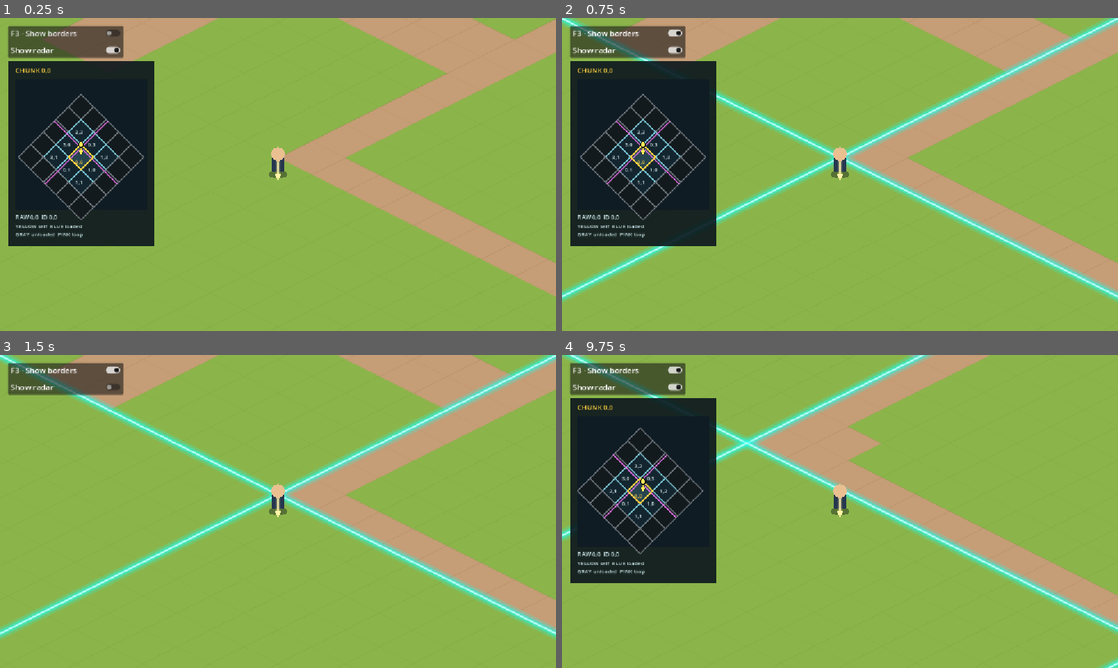
Above: before the commit, frames 1-4 (two rows, left to right).
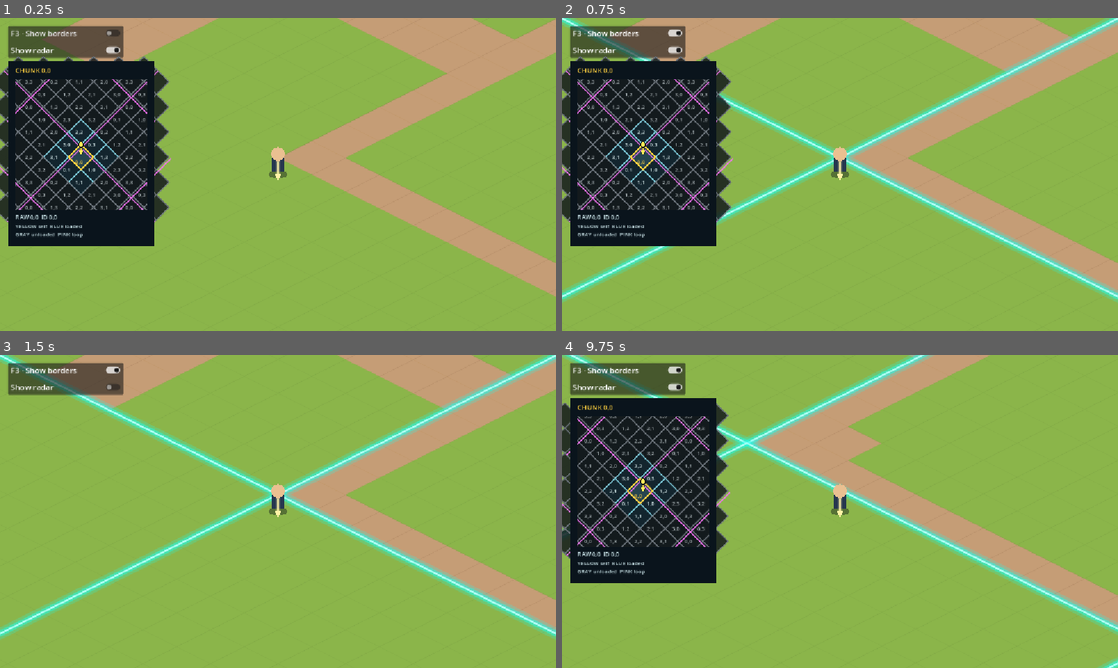
Above: after the commit, the same moments.

Repository: msew11/rpg
Game: Godot game, scene res://scenes/main.tscn
Same seed, same stepped clock (60 frames per second), same inputs: the game is played once before the commit and once after it.
Inputs (mouse positions are in pixels of both pictures, inside the frame that each line leads up to):
- Up to frame 1 (0.25 s): no input
- Up to frame 2 (0.75 s): click "F3 · Show borders" at 0.5 s
- Up to frame 3 (1.5 s): click "Show radar" at 1.25 s
- Up to frame 4 (9.75 s): tap Enter at 2, 3.5, 5.75 s; move the mouse to (962, 495) at 2.02 s; hold D 2.03-2.75 s; tap M every 1.5 s from 2.1 to 9.6 s; click (962, 495) at 2.17 s; tap Space at 2.27, 2.75, 5, 5.27, 6.5, 8.27 s; drag from (840, 511) to (812, 574) at 2.77 s; move the mouse to (895, 442) at 3.52 s; hold D 3.53-4.25 s; drag from (812, 574) to (673, 464) at 4.27 s; move the mouse to (1006, 558) at 5.02 s; hold A 5.03-5.75 s; drag from (673, 464) to (756, 433) at 5.77 s; move the mouse to (867, 511) at 6.52 s; hold S 6.53-7.25 s; click (867, 511) at 6.67 s; drag from (756, 433) to (728, 527) at 7.27 s; move the mouse to (962, 495) at 8.02 s; hold W 8.03-8.75 s; drag from (728, 527) to (812, 574) at 8.77 s; move the mouse to (895, 442) at 9.52 s; hold S from 9.53 s (still down)

The runs differ from the first frame. In frame 1, 3.1% of the frame differs, in the area x 0-31%, y 12-66%; in frame 2, 3.1%; in frame 3, nothing differs; in frame 4, 2.8%.

Commit message:
fix(radar): fill viewport with labeled unloaded chunks

Diff:
--- a/scripts/view/chunk_radar.gd
+++ b/scripts/view/chunk_radar.gd
@@ -84,6 +84,37 @@
 	return center + Vector2(-12, 14 if below else -4)
 
 
+func visible_chunks() -> Array[Vector2i]:
+	var result: Array[Vector2i] = []
+	if source == null or not source.has_value(WorldState.LOADED_CHUNKS_KEY):
+		return result
+	var chunk_size: Vector2i = source.read_value(WorldState.CHUNK_SIZE_KEY)
+	var position: Vector2 = source.read_value(WorldState.position_key(player_id)) / Vector2(chunk_size)
+	var min_chunk := Vector2(INF, INF)
+	var max_chunk := Vector2(-INF, -INF)
+	for screen_point in [GRID_VIEW.position, Vector2(GRID_VIEW.end.x, GRID_VIEW.position.y), GRID_VIEW.end, Vector2(GRID_VIEW.position.x, GRID_VIEW.end.y)]:
+		var offset: Vector2 = (screen_point - RADAR_CENTER) / CHUNK_AXIS_PIXELS
+		var chunk_point := position + Vector2((offset.x + offset.y) * 0.5, (offset.y - offset.x) * 0.5)
+		min_chunk = min_chunk.min(chunk_point)
+		max_chunk = max_chunk.max(chunk_point)
+	for y in range(floori(min_chunk.y) - 1, ceili(max_chunk.y) + 1):
+		for x in range(floori(min_chunk.x) - 1, ceili(max_chunk.x) + 1):
+			var raw := Vector2i(x, y)
+			var corners := chunk_corners(raw)
+			var bounds := Rect2(corners[0], Vector2.ZERO)
+			for corner in corners:
+				bounds = bounds.expand(corner)
+			if bounds.intersects(GRID_VIEW):
+				result.append(raw)
+	return result
+
+
+func chunk_label(raw: Vector2i) -> String:
+	var world_size: Vector2i = source.read_value(WorldState.WORLD_SIZE_KEY)
+	var canonical := ChunkCoordinates.canonical_chunk(raw, world_size)
+	return "%d,%d" % [canonical.x, canonical.y]
+
+
 func _radar_point(world_position: Vector2) -> Vector2:
 	var player_position: Vector2 = source.read_value(WorldState.position_key(player_id))
 	var chunk_size: Vector2i = source.read_value(WorldState.CHUNK_SIZE_KEY)
@@ -92,7 +123,8 @@
 
 
 func _draw() -> void:
-	draw_rect(Rect2(Vector2.ZERO, size), Color(0.04, 0.08, 0.11, 0.9), true)
+	var panel_color := Color(0.04, 0.08, 0.11, 0.9)
+	draw_rect(Rect2(Vector2.ZERO, size), panel_color, true)
 	if source == null or not source.has_value(WorldState.LOADED_CHUNKS_KEY):
 		return
 	var loaded: Array = source.read_value(WorldState.LOADED_CHUNKS_KEY)
@@ -104,12 +136,8 @@
 	var player_raw := ChunkCoordinates.raw_chunk(ChunkCoordinates.tile_at(position), chunk_size)
 	var font := ThemeDB.fallback_font
 	var current_id := ChunkCoordinates.canonical_chunk(player_raw, world_size)
-	draw_string(font, Vector2(16, 25), "CHUNK %d,%d" % [current_id.x, current_id.y], HORIZONTAL_ALIGNMENT_LEFT, -1, 14, CURRENT_COLOR)
 	draw_rect(GRID_VIEW, Color(0.06, 0.11, 0.14), true)
-	var visible_raw: Array[Vector2i] = []
-	for y in range(player_raw.y - 2, player_raw.y + 3):
-		for x in range(player_raw.x - 2, player_raw.x + 3):
-			visible_raw.append(Vector2i(x, y))
+	var visible_raw := visible_chunks()
 	for raw: Vector2i in visible_raw:
 		var corners := chunk_corners(raw)
 		var current := raw == player_raw
@@ -119,11 +147,14 @@
 		outline.append(corners[0])
 		if not current:
 			draw_polyline(outline, chunk_outline_color(raw), 2.0, true)
-		if not current:
-			var canonical := ChunkCoordinates.canonical_chunk(raw, world_size)
-			var label_position := (corners[0] + corners[2]) * 0.5 + Vector2(-12, 4)
-			if is_loaded and GRID_VIEW.has_point(label_position):
-				draw_string(font, label_position, "%d,%d" % [canonical.x, canonical.y], HORIZONTAL_ALIGNMENT_LEFT, -1, 11, Color(0.86, 0.94, 0.94))
+	for raw: Vector2i in visible_raw:
+		if raw == player_raw:
+			continue
+		var corners := chunk_corners(raw)
+		var is_loaded := loaded.has(raw)
+		var label_position := (corners[0] + corners[2]) * 0.5 + Vector2(-12, 4)
+		if GRID_VIEW.has_point(label_position):
+			draw_string(font, label_position, chunk_label(raw), HORIZONTAL_ALIGNMENT_LEFT, -1, 11, Color(0.86, 0.94, 0.94) if is_loaded else Color(0.66, 0.70, 0.71))
 	for raw: Vector2i in visible_raw:
 		var corners := chunk_corners(raw)
 		if wrap_east(raw):
@@ -135,6 +166,13 @@
 	current_outline.append(current_corners[0])
 	draw_polyline(current_outline, CURRENT_COLOR, 3.0, true)
 	draw_string(font, current_label_position(), "%d,%d" % [current_id.x, current_id.y], HORIZONTAL_ALIGNMENT_LEFT, -1, 11, CURRENT_COLOR)
+	# Keep the expanded grid inside the radar window before drawing fixed UI elements.
+	var mask_color := Color(panel_color.r, panel_color.g, panel_color.b)
+	draw_rect(Rect2(0, 0, size.x, GRID_VIEW.position.y), mask_color, true)
+	draw_rect(Rect2(0, GRID_VIEW.end.y, size.x, size.y - GRID_VIEW.end.y), mask_color, true)
+	draw_rect(Rect2(0, GRID_VIEW.position.y, GRID_VIEW.position.x, GRID_VIEW.size.y), mask_color, true)
+	draw_rect(Rect2(GRID_VIEW.end.x, GRID_VIEW.position.y, size.x - GRID_VIEW.end.x, GRID_VIEW.size.y), mask_color, true)
+	draw_string(font, Vector2(16, 25), "CHUNK %d,%d" % [current_id.x, current_id.y], HORIZONTAL_ALIGNMENT_LEFT, -1, 14, CURRENT_COLOR)
 	var marker := player_marker_position()
 	var direction := facing_vector()
 	var tip := marker + direction * 19.0
--- a/tests/chunk_view_test.gd
+++ b/tests/chunk_view_test.gd
@@ -24,8 +24,15 @@
 	assert(main.radar.wrap_east(Vector2i(-1, 0)))
 	assert(main.radar.wrap_south(Vector2i(0, 3)))
 	assert(main.radar.player_marker_position() == ChunkRadar.RADAR_CENTER)
+	assert(main.radar.visible_chunks().size() > 25)
+	_assert_radar_coverage(main)
+	assert(main.radar.visible_chunks().has(Vector2i(4, 0)))
+	assert(main.radar.chunk_outline_color(Vector2i(4, 0)) == ChunkRadar.UNLOADED_COLOR)
+	assert(main.radar.chunk_label(Vector2i(4, 0)) == "0,0")
+	assert(main.radar.chunk_label(Vector2i(-1, -1)) == "3,3")
 	var initial_corner: Vector2 = main.radar.chunk_corners(Vector2i(0, 0))[0]
 	_move_to(main, Vector2(6, 6))
+	_assert_radar_coverage(main)
 	assert(main.radar.player_marker_position() == ChunkRadar.RADAR_CENTER)
 	assert(main.radar.chunk_corners(Vector2i(0, 0))[0] == initial_corner - Vector2(0, ChunkRadar.CHUNK_AXIS_PIXELS))
 	assert(main.ground.displayed_tile_type(Vector2i(30, 1)) == -1)
@@ -54,6 +61,10 @@
 	main.debug_panel.radar_button.button_pressed = true
 	assert(main.radar.visible)
 	_move_to(main, Vector2(-1, -1))
+	_assert_radar_coverage(main)
+	assert(main.radar.visible_chunks().size() > 25)
+	assert(main.radar.visible_chunks().has(Vector2i(-5, -1)))
+	assert(main.radar.chunk_label(Vector2i(-5, -1)) == "3,3")
 	assert(main.radar.chunk_outline_color(Vector2i(-1, -1)) == ChunkRadar.CURRENT_COLOR)
 	assert(Geometry2D.is_point_in_polygon(main.radar.player_marker_position(), main.radar.chunk_corners(Vector2i(-1, -1))))
 	assert(main.radar.player_marker_position() == ChunkRadar.RADAR_CENTER)
@@ -68,6 +79,7 @@
 	main.debug_panel.borders_button.button_pressed = false
 	assert(not main.ground.debug_edges_enabled())
 	_move_to(main, Vector2(49, 1))
+	_assert_radar_coverage(main)
 	assert(main.radar.chunk_outline_color(Vector2i(4, 0)) == ChunkRadar.CURRENT_COLOR)
 	assert(Geometry2D.is_point_in_polygon(main.radar.player_marker_position(), main.radar.chunk_corners(Vector2i(4, 0))))
 	assert(main.radar.player_marker_position() == ChunkRadar.RADAR_CENTER)
@@ -126,3 +138,15 @@
 func _loaded_count(main: Node2D) -> int:
 	var loaded: Array = main.session.world.read_value(ChunkWorld.LOADED_KEY)
 	return loaded.size()
+
+
+func _assert_radar_coverage(main: Node2D) -> void:
+	var radar: ChunkRadar = main.radar
+	var visible := radar.visible_chunks()
+	var chunk_size: Vector2i = main.session.world.read_value(WorldState.CHUNK_SIZE_KEY)
+	var player_chunk_position: Vector2 = main.session.player_position() / Vector2(chunk_size)
+	for screen_y in range(45, 307, 32):
+		for screen_x in range(23, 285, 32):
+			var offset := (Vector2(screen_x, screen_y) - ChunkRadar.RADAR_CENTER) / ChunkRadar.CHUNK_AXIS_PIXELS
+			var chunk_position := player_chunk_position + Vector2((offset.x + offset.y) * 0.5, (offset.y - offset.x) * 0.5)
+			assert(visible.has(Vector2i(floori(chunk_position.x), floori(chunk_position.y))))
Not shown, changed: README.md
Not shown, changed: docs/architecture.md
Not shown, changed: openspec/changes/add-looping-chunk-world/design.md
Not shown, changed: openspec/changes/add-looping-chunk-world/proposal.md
Not shown, changed: openspec/changes/add-looping-chunk-world/specs/continuous-chunk-world/spec.md
Not shown, changed: openspec/changes/add-looping-chunk-world/tasks.md
